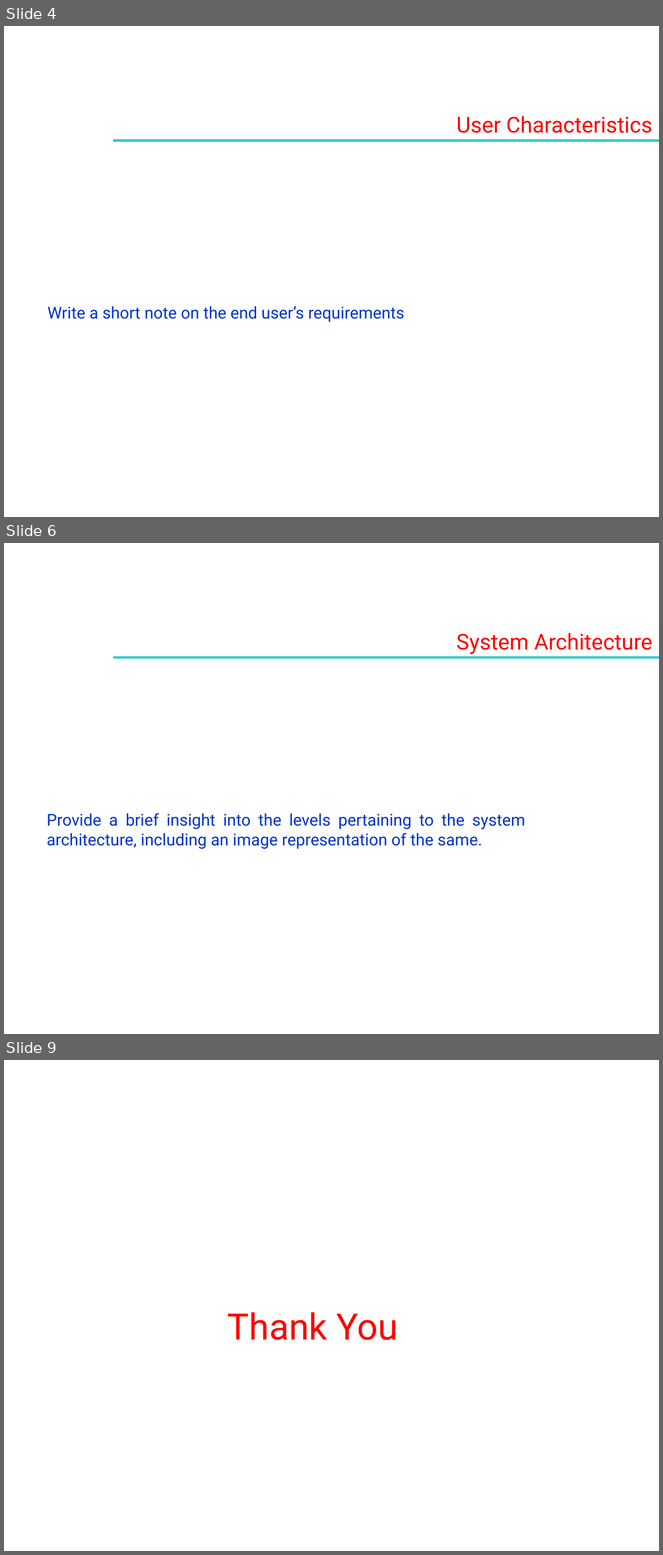
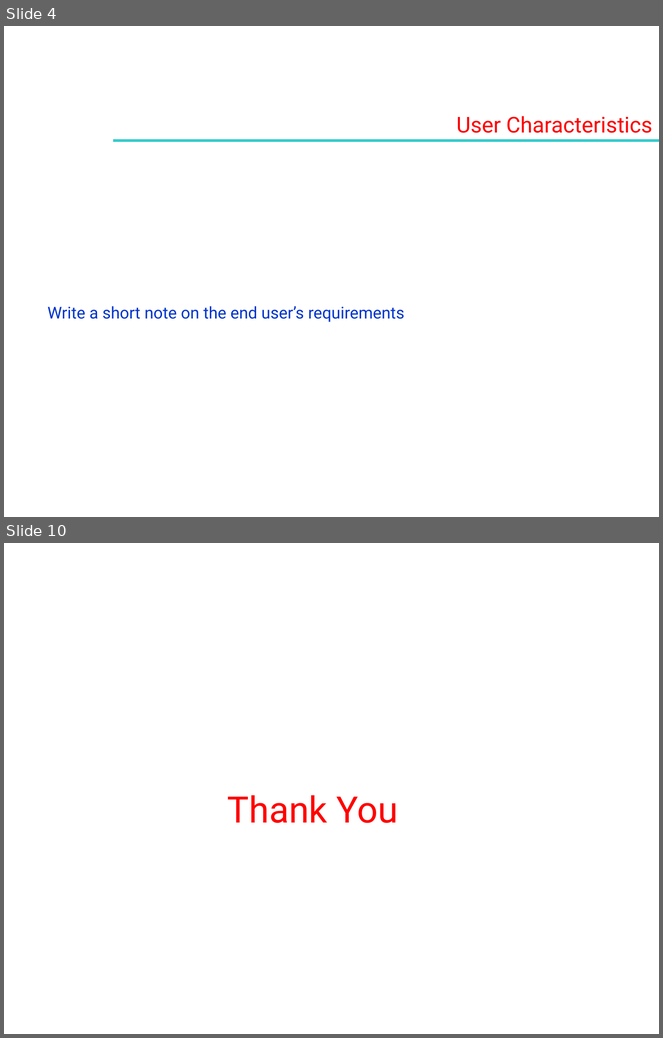
Before and after one commit to Surya-Narayan/Pacman, a slide deck: Resources/Presentation/Review 1 - Project Progress Presentation 2020.pptx. Shown one above the other, each under a label of ours: slides 4, 6 and 9 before the commit, slides 4 and 10 after it; the slides between them are not shown. The pictures are 663x1555 and 663x1038 pixels, drawn with LibreOffice and Linux fonts; fonts in the diff are those of the drawing; background and template pictures are left out. Boxes give left, top, right and bottom in pixels: in the first picture for what was removed or moved away, otherwise in the second. Text is boxed around its words. In the diff, an @@ line names an element or a change of style, - is before the commit and + after.

```diff
--- a/Resources/Presentation/Review 1 - Project Progress Presentation 2020.pptx
+++ b/Resources/Presentation/Review 1 - Project Progress Presentation 2020.pptx
@@ slide 6 removed at [4,543,659,1034], background picture (left out) @@
@@ text removed at [456,633,653,654] @@
-System Architecture
@@ rectangle removed at [113,656,659,659] @@
@@ text removed at [47,813,526,849] @@
-Provide a brief insight into the levels pertaining to the system architecture, including an image representation of the same.
@@ what was slide 9 is now slide 10 @@
```
Also in this commit, not shown: 5 slides changed, 2 slides added.
